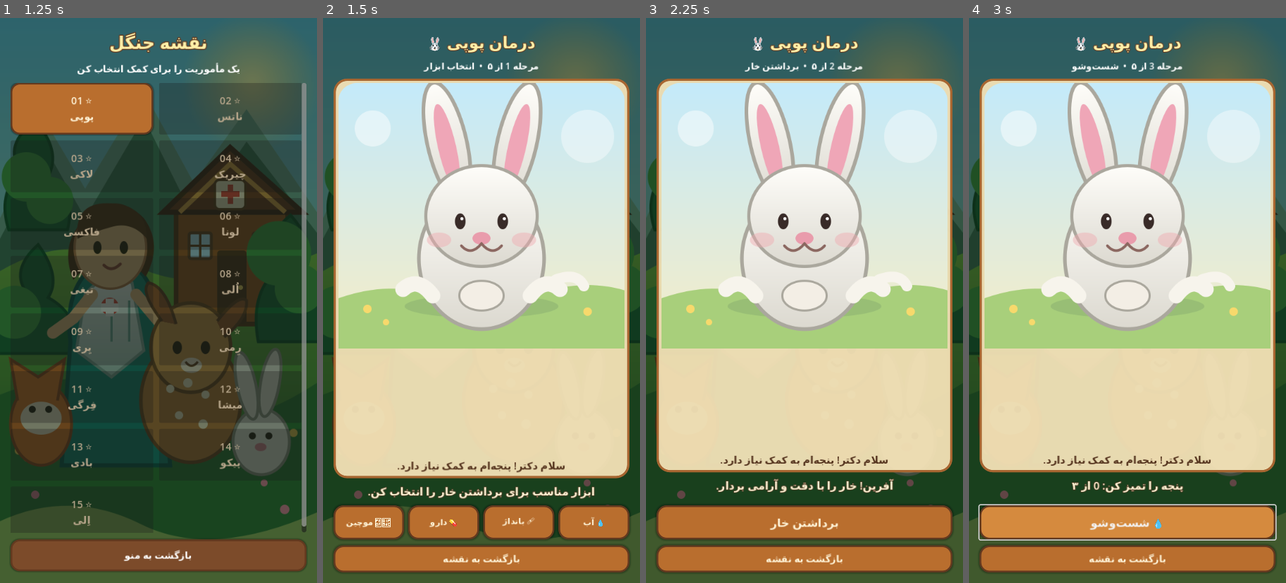
Above: before the commit, frames 1-4 (left to right).
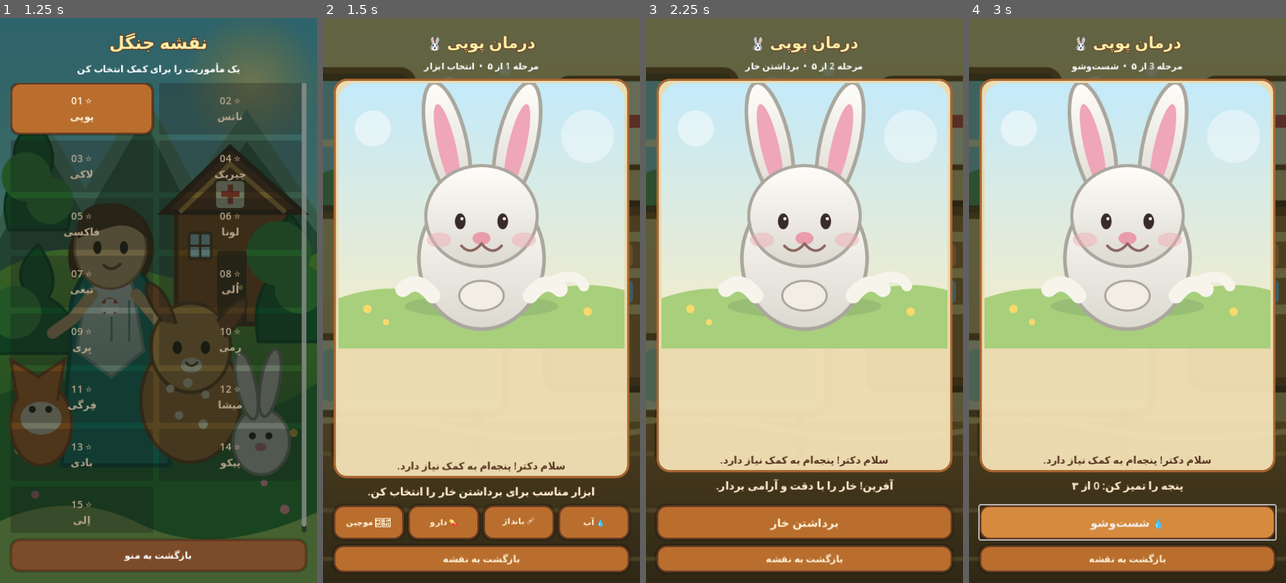
Above: after the commit, the same moments.

Repository: Javadmk1/Forest-Emergency-Vet
Game: Godot game, scene res://scenes/main_menu.tscn
The game is run twice, just before and just after one commit, with the same random seed, the same clock (stepped at 60 frames per second) and the same inputs.
Inputs:
- Up to frame 1 (1.25 s): click "شروع بازی" at 0.5 s
- Up to frame 2 (1.5 s): click "⭐ 01 پوپی" at 1.25 s
- Up to frame 3 (2.25 s): click "🗜️ موچین" at 2 s
- Up to frame 4 (3 s): click "برداشتن خار" at 2.75 s

Frame 1 is identical in both runs. In frame 2, 22% of the frame differs, in the area x 0-100%, y 0-100%; in frame 3, 23%; in frame 4, 22%.

Commit message:
Use illustrated clinic interior in treatment scene

Diff:
--- a/scripts/treatment.gd
+++ b/scripts/treatment.gd
@@ -35,7 +35,7 @@
 
 func _build_ui() -> void:
     var art := TextureRect.new()
-    art.texture = load("res://assets/forest_menu_bg.svg")
+    art.texture = load("res://assets/clinic_interior.svg")
     art.expand_mode = TextureRect.EXPAND_IGNORE_SIZE
     art.stretch_mode = TextureRect.STRETCH_KEEP_ASPECT_COVERED
     art.set_anchors_and_offsets_preset(Control.PRESET_FULL_RECT)
